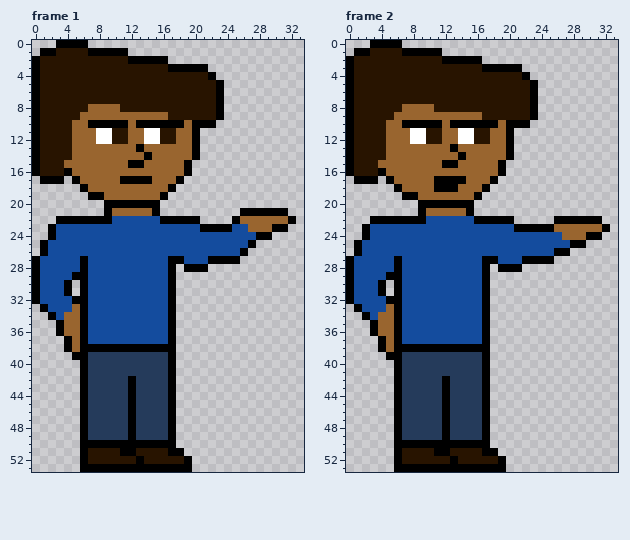
A pixel-art file gets an edit: WIP/Generic kid.aseprite. Above: the version before the commit.
34x54 pixels, 5 frames. Colours within 5 levels of each other are drawn and written as one. Shown: frame 1, frame 2. The commit also changed other frames, which this record leaves out.
Now the later version:
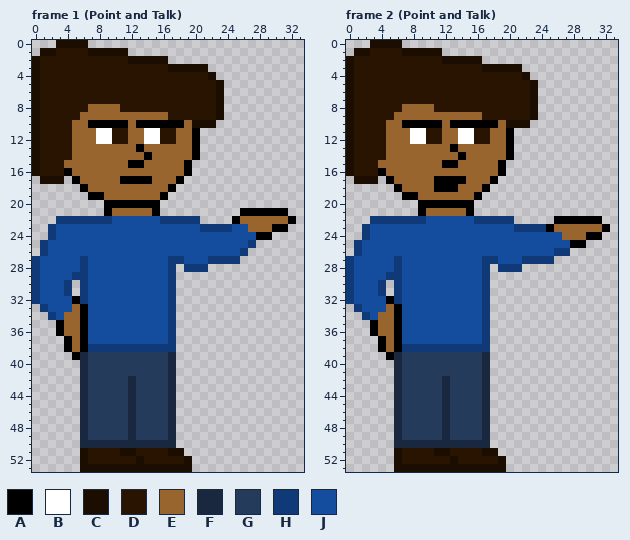
Palette (. is transparent): A #000000  B #ffffff  C #1b0d00  D #281400  E #99652f  F #19283e  G #253b5b  H #0f3977  J #144c9e
Changes in this commit:
Changed rows in their new state; - is an unchanged pixel.
Frame 1 (Point and Talk):
first column x 0:
 0 ---CCCC-----------------
 1 -CC----CCCCC------------
 2 C-----------CCCCC-------
 3 C----------------CCCCC--
 4 C---------------------C-
 5 C----------------------C
 6 C----------------------C
 7 C----------------------C
 8 C----------------------C
 9 C----------------------C
10 C-------------------CCC-
11 C-----------------------
12 C-----------------------
13 C-----------------------
14 C-----------------------
15 C-----------------------
16 C-----------------------
17 -CCC--------------------
first column x 0:
22 ---HHHHHHH------HHHHH-------
23 --H------------------HHHH---
24 --H-------------------------
25 -H-------------------------H
26 -H------------------------H-
27 H-----H----------HH---HHHH--
28 H-----H----------H-HHH------
29 H----HH----------H----------
30 H---H-H----------H----------
31 H---H-H----------H----------
32 H-----H----------H----------
33 -H---------------H----------
34 --H--------------H----------
35 -----------------H----------
36 -----------------H----------
37 -----------------H----------
38 -------HHHHHHHHHHH----------
39 ------F----------F----------
40 ------F----------F----------
41 ------F----------F----------
42 ------F-----F----F----------
43 ------F-----F----F----------
44 ------F-----F----F----------
45 ------F-----F----F----------
46 ------F-----F----F----------
47 ------F-----F----F----------
48 ------F-----F----F----------
49 ------F-----F----F----------
50 ------FFFFFFFFFFFF----------
51 ------C----CC----CC---------
52 ------C------C-----C--------
53 ------CCCCCCCCCCCCCC--------
Frame 2 (Point and Talk):
first column x 0:
 0 ---CCCC-----------------
 1 -CC----CCCCC------------
 2 C-----------CCCCC-------
 3 C----------------CCCCC--
 4 C---------------------C-
 5 C----------------------C
 6 C----------------------C
 7 C----------------------C
 8 C----------------------C
 9 C----------------------C
10 C-------------------CCC-
11 C-----------------------
12 C-----------------------
13 C-----------------------
14 C-----------------------
15 C-----------------------
16 C-----------------------
17 -CCC--------------------
first column x 0:
22 ---HHHHHHH------HHHHH-------
23 --H------------------HHHH---
24 --H-------------------------
25 -H--------------------------
26 -H------------------------HH
27 H-----H----------HH---HHHH--
28 H-----H----------H-HHH------
29 H----HH----------H----------
30 H---H-H----------H----------
31 H---H-H----------H----------
32 H-----H----------H----------
33 -H---------------H----------
34 --H--------------H----------
35 -----------------H----------
36 -----------------H----------
37 -----------------H----------
38 -------HHHHHHHHHHH----------
39 ------F----------F----------
40 ------F----------F----------
41 ------F----------F----------
42 ------F-----F----F----------
43 ------F-----F----F----------
44 ------F-----F----F----------
45 ------F-----F----F----------
46 ------F-----F----F----------
47 ------F-----F----F----------
48 ------F-----F----F----------
49 ------F-----F----F----------
50 ------FFFFFFFFFFFF----------
51 ------C----CC----CC---------
52 ------C------C-----C--------
53 ------CCCCCCCCCCCCCC--------
Pixel boxes of the changes (left, top, right, bottom) in both pictures:
changed: (32, 40, 224, 184)
changed: (32, 216, 256, 472)
changed: (346, 40, 538, 184)
changed: (346, 216, 570, 472)
